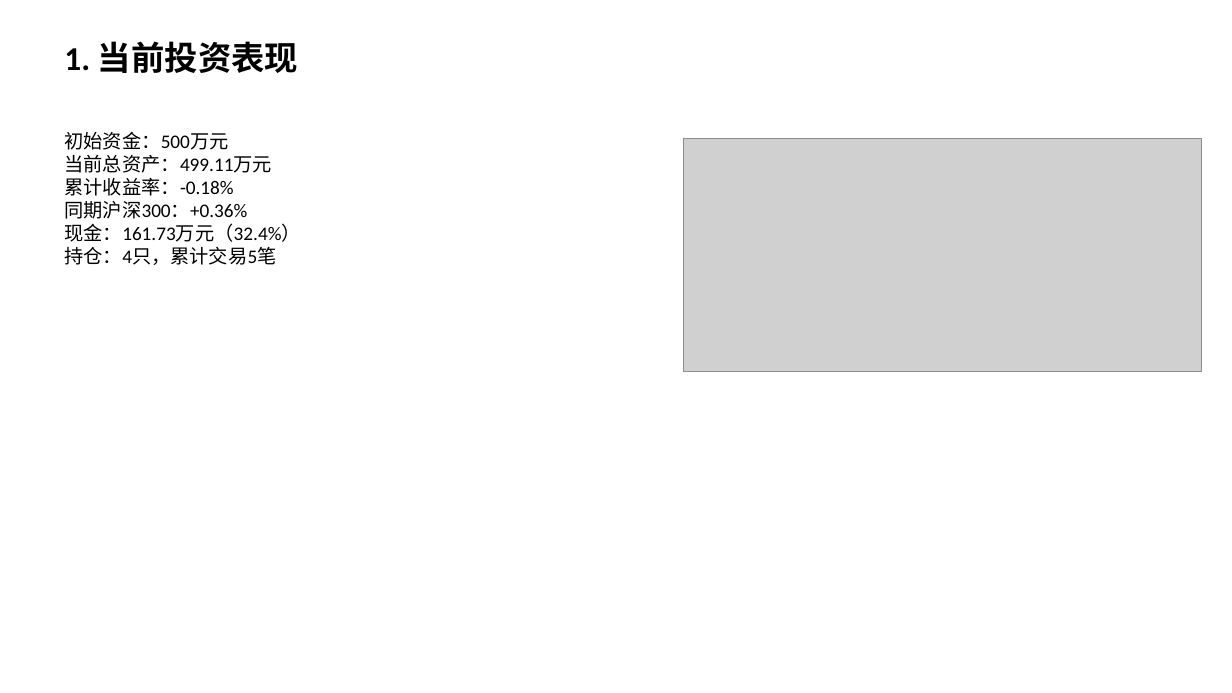
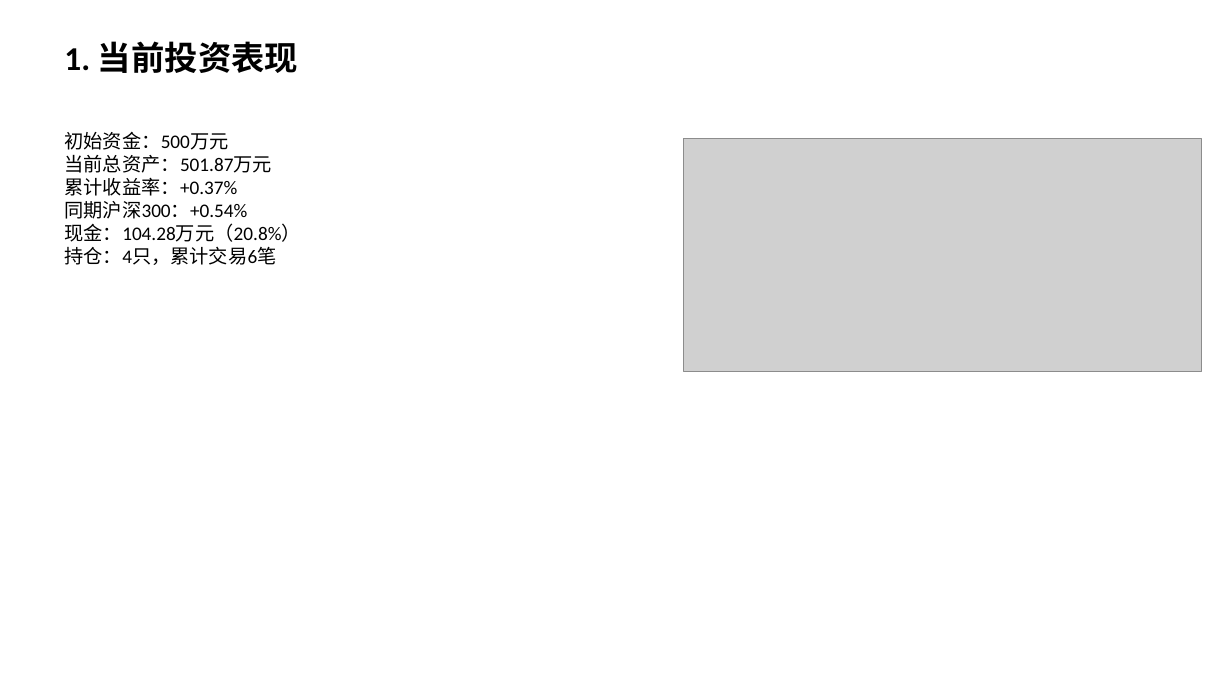
Before and after one commit to Albertdev12/pbl-workflow, a slide deck: slide 2 of outputs/12_中期路演.pptx. Drawn at 1232x693 pixels with LibreOffice and Linux fonts; fonts in the diff are those of the drawing; grey boxes stand for pictures. Boxes give left, top, right and bottom in pixels: in the first picture for what was removed or moved away, otherwise in the second. Text is boxed around its words. In the diff, an @@ line names an element or a change of style, - is before the commit and + after.

```diff
--- a/outputs/12_中期路演.pptx
+++ b/outputs/12_中期路演.pptx
@@ text at (64, 155, 300, 265): text changed @@
-当前总资产：499.11万元
-累计收益率：-0.18%
-同期沪深300：+0.36%
-现金：161.73万元（32.4%）
-持仓：4只，累计交易5笔
+当前总资产：501.87万元
+累计收益率：+0.37%
+同期沪深300：+0.54%
+现金：104.28万元（20.8%）
+持仓：4只，累计交易6笔
```
Also in this commit, not shown: 2 other slides changed, 52 other files.
